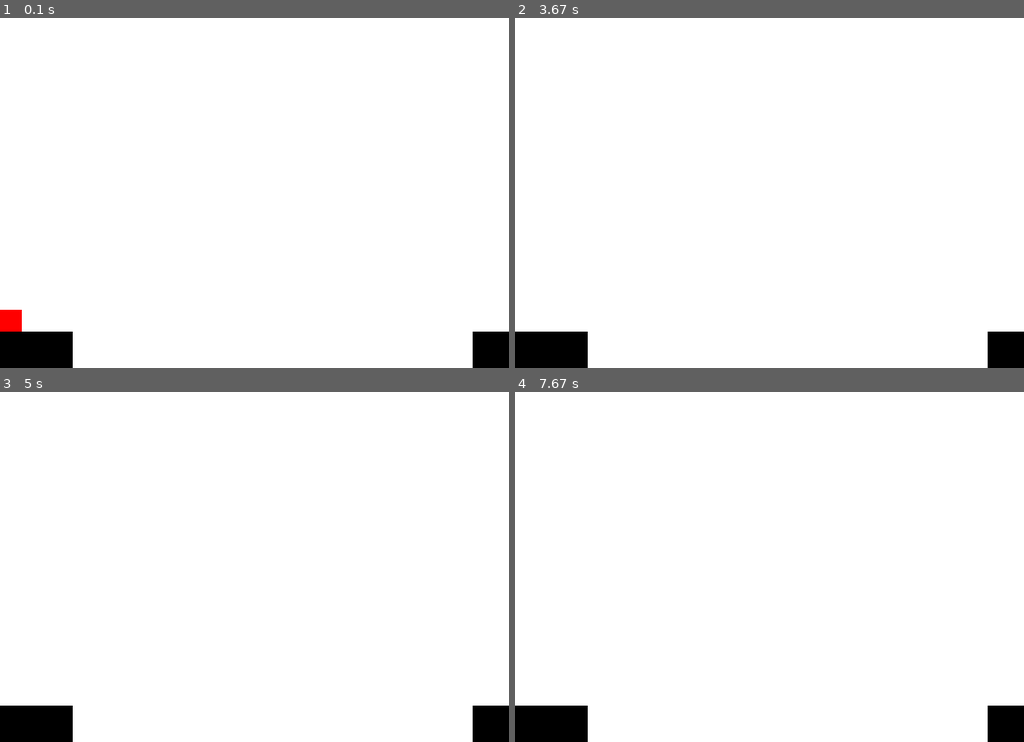
Above: before the commit, frames 1-4 (two rows, left to right).
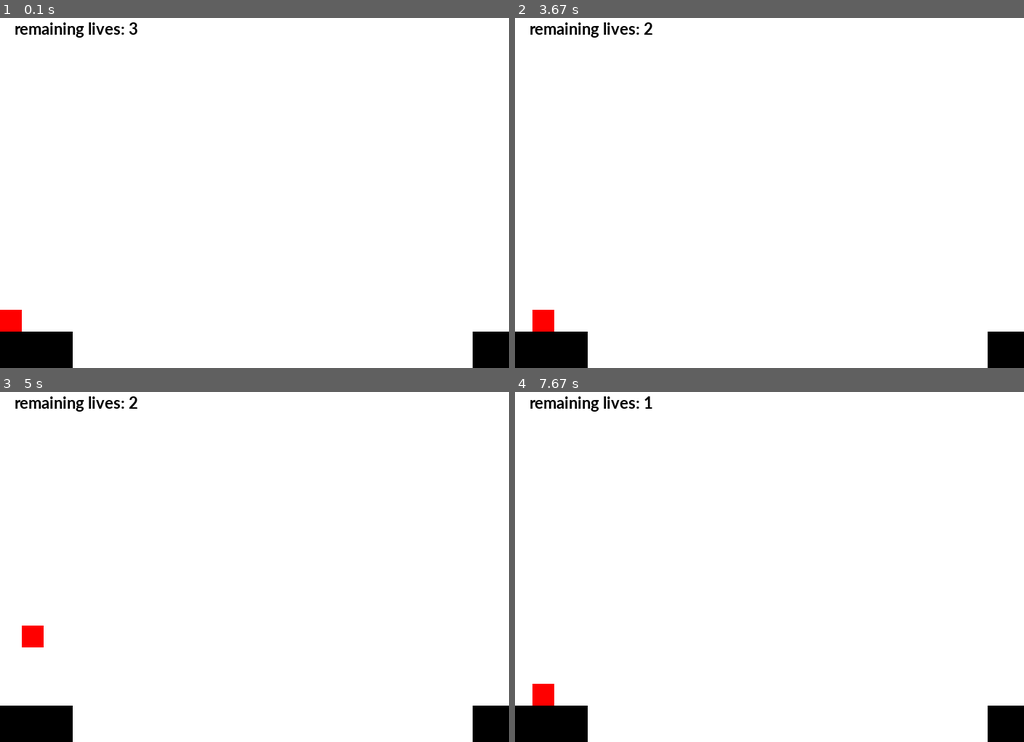
Above: after the commit, the same moments.

Repository: Vincent-lau/pygame_project
Game: pygame game, started from moving_man.py
Same seed, same stepped clock (60 frames per second), same inputs: the game is played once before the commit and once after it.
Inputs:
- Up to frame 1 (0.1 s): no input
- Up to frame 2 (3.67 s): hold Right 0.33-0.8 s; hold Up 0.83-1.13 s; hold Right 1.17-1.63 s; hold Left 1.67-2.2 s; hold Right from 3.07 s (still down)
- Up to frame 3 (5 s): release Right at 3.7 s; hold Left 3.73-4.2 s; hold Right 4.23-4.7 s; hold Up from 4.73 s (still down)
- Up to frame 4 (7.67 s): release Up at 5.03 s; hold Right 5.07-5.53 s; hold Left 5.57-6.1 s; hold Right 6.97-7.6 s; hold Left from 7.63 s (still down)

The runs differ from the first frame. In frame 1, 0.4% of the frame differs, in the area x 3-27%, y 1-6%; in frame 2, 0.6%, in the area x 3-27%, y 1-90%; in frame 3, 0.6%; in frame 4, 0.6%.

Commit message:
life text added

Diff:
--- a/moving_man.py
+++ b/moving_man.py
@@ -36,14 +36,15 @@
 
 
 class Player(pg.sprite.Sprite):
-    def __init__(self,color,size):
+
+    def __init__(self,color,size,pos=(0,0)):
         super().__init__()
         self.image=pg.Surface(size)
         self.image.fill(color)
-        self.rect=self.image.get_rect()
+        self.oriPos=(0,0)
+        self.rect=self.image.get_rect(topleft=pos)
         self.size=self.image.get_size()
-        self.rect.x=0
-        self.rect.y=450-size[1]
+        self.lives=3
         self.jumpPower=9
 
         self.grav = 0.4
@@ -54,9 +55,22 @@
 
     def get_position(self):
         return self.rect
-
+    def set_pos(self,pos):
+        self.rect.x=pos[0]
+        self.rect.y=pos[1]
     def get_size(self):
         return self.size
+    def get_lives(self):
+        return player.lives
+
+    def hurt(self):
+        self.lives-=1
+        if(self.lives<=0):
+           pass
+        else:
+            self.set_pos(self.oriPos)
+
+
 
     def enter_jump(self):
         if(self.state==0):
@@ -112,26 +126,34 @@
 
 
 all_sprites_list=pg.sprite.Group()
-
-player=Player(RED,(30,30))
 grounds=pg.sprite.Group()
-grounds.add(Block(BLACK,(100,50),(0,450)),Block(BLACK,(50,50),(650,450)))
-
+
+player = Player(RED, (30, 30))
 all_sprites_list.add(player)
-all_sprites_list.add(Block(BLACK,(100,50),(0,450)),Block(BLACK,(50,50),(650,450)))
-
-
-
-def level_control(player,grounds):
-    player.pos=player.get_position()
-    if(player.pos.x>100 and player.pos.x+player.get_size()[0]<650):
-        if(len(grounds.sprites())==2):
-            player.enter_fall()
-
-    if(130<player.pos.x<150 and 400<player.pos.y<450):
-        b=Block(GREEN,(550,10),(100,450))
-        grounds.add(b)
-        all_sprites_list.add(b)
+update=True     # update indicates whether it is the first time to enter a level
+
+
+
+def level_control(level,player,grounds,update):
+    if(level==1):
+        if(update):
+            player.oriPos=(0,450-player.get_size()[1])
+            player.set_pos(player.oriPos)
+            grounds.add(Block(BLACK, (100, 50), (0, 450)), Block(BLACK, (50, 50), (650, 450)))
+            all_sprites_list.add(Block(BLACK, (100, 50), (0, 450)), Block(BLACK, (50, 50), (650, 450)))
+
+
+        player.pos=player.get_position()
+        if(player.pos.x>100 and player.pos.x+player.get_size()[0]<650):
+            if(len(grounds.sprites())==2):
+                player.enter_fall()
+                if(player.rect.y>=screenSize[1]):
+                    player.hurt()
+
+        if(130<player.pos.x<150 and 400<player.pos.y<450):
+            b=Block(GREEN,(550,10),(100,450))
+            grounds.add(b)
+            all_sprites_list.add(b)
 
 
 font = pg.font.SysFont('Calibri', 25, True, False)
@@ -158,10 +180,12 @@
 
 
     print(player.state,player.get_position())
-    level_control(player,grounds)
+    level_control(1,player,grounds,update)
+    update=False
     all_sprites_list.update()
     all_sprites_list.draw(screen)
-
+    text_live=font.render("remaining lives: "+str(player.get_lives()),True,BLACK)
+    screen.blit(text_live,(20,20))
 
 
     # viewport.center=player.rect.center
